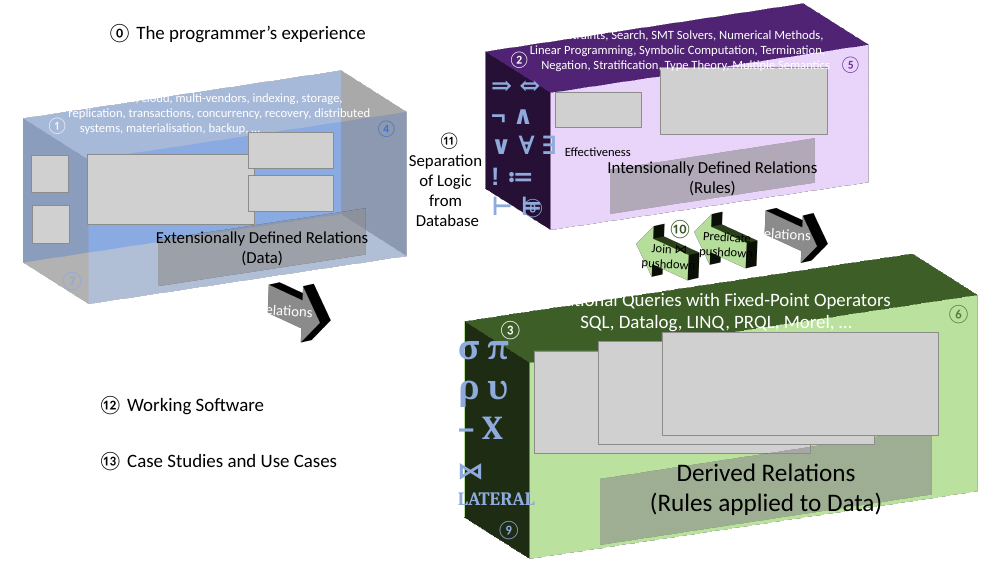
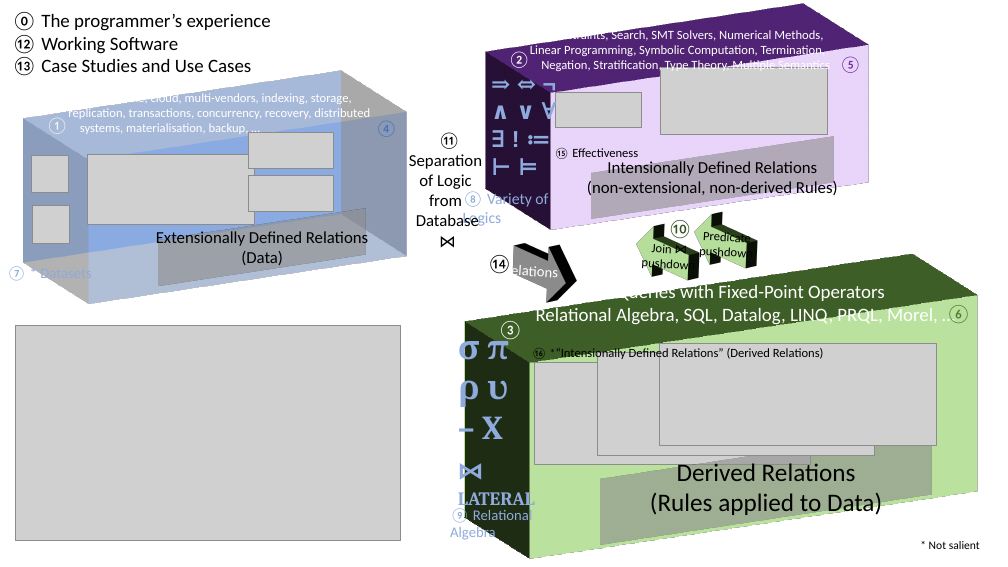
Before and after one commit to DavidPratten/jetisu, a slide deck: slide 6 of images/src/jetisu diagrams.pptx. Drawn at 1008x567 pixels with LibreOffice and Linux fonts; fonts in the diff are those of the drawing; grey boxes stand for pictures. Boxes give left, top, right and bottom in pixels: in the first picture for what was removed or moved away, otherwise in the second. Text is boxed around its words. In the diff, an @@ line names an element or a change of style, - is before the commit and + after.

Commit message:
Variety of diagrams.

```diff
--- a/images/src/jetisu diagrams.pptx
+++ b/images/src/jetisu diagrams.pptx
@@ text "⓪ The programmer’s experience" moved from (x1=107, y1=24, x2=366, y2=43) to (x1=12, y1=12, x2=271, y2=76) @@
@@ text at (x1=12, y1=35, x2=251, y2=76): paragraphs added @@
+⑫ Working Software
+⑬ Case Studies and Use Cases
@@ text "⇒ ⇔ ¬ ∧ ∨ ..." at (x1=484, y1=66, x2=568, y2=213): size 24 to 22 pt @@
@@ text at (x1=63, y1=91, x2=370, y2=135): text changed @@
-Hardware, scale, cloud, multi-vendors, indexing, storage,
-replication, transactions, concurrency, recovery, distributed
-systems, materialisation, backup, …
+* Hardware, scale, cloud, multi-vendors, indexing, storage,
+replication, transactions, concurrency, recovery, distributed
+systems, materialisation, backup, …
@@ text at (x1=554, y1=148, x2=638, y2=159): text changed @@
-Effectiveness
+⑮ Effectiveness
@@ text "Intensionally Defined Relations (non-extensional, non-derive ..." moved from (x1=599, y1=154, x2=827, y2=200) to (x1=587, y1=160, x2=838, y2=198) @@
@@ text at (x1=587, y1=160, x2=838, y2=198): text changed @@
-Intensionally Defined Relations
-(Rules)
+Intensionally Defined Relations
+(non-extensional, non-derived Rules)
@@ text at (x1=463, y1=190, x2=548, y2=226): text changed; size 18 to 15 pt @@
-⑧
+⑧ Variety of
+Logics
@@ right arrow removed at (x1=749, y1=209, x2=833, y2=259) @@
-relations
@@ text at (x1=416, y1=213, x2=479, y2=226): text changed @@
-Database
+Database
+⋈
@@ text at (x1=7, y1=266, x2=91, y2=282): text changed; size 18 to 14 pt @@
-⑦
+⑦ * Datasets
@@ text added at (x1=487, y1=255, x2=512, y2=274), 18 pt, text #000000 @@
+⑭
@@ right arrow "relations" moved from (x1=252, y1=281, x2=336, y2=340) to (x1=498, y1=242, x2=582, y2=301) @@
@@ text "Relational Queries with Fixed-Point Operators" moved from (x1=542, y1=290, x2=891, y2=334) to (x1=536, y1=282, x2=938, y2=326) @@
@@ picture added at (x1=15, y1=326, x2=400, y2=541) @@
@@ text at (x1=536, y1=305, x2=938, y2=326): text changed @@
-SQL, Datalog, LINQ, PRQL, Morel, …
+Relational Algebra, SQL, Datalog, LINQ, PRQL, Morel, …
@@ text added at (x1=532, y1=346, x2=824, y2=360), 12 pt, text #000000 @@
+⑯ *“Intensionally Defined Relations” (Derived Relations)
@@ 3 pictures moved together from (x1=534, y1=333, x2=939, y2=454) to (x1=534, y1=343, x2=937, y2=465) @@
@@ text removed at (x1=98, y1=396, x2=337, y2=471) @@
-⑫ Working Software
-⑬ Case Studies and Use Cases
@@ text "Derived Relations (Rules applied to ..." rewrapped from (x1=582, y1=452, x2=951, y2=521) to (x1=650, y1=460, x2=882, y2=517) @@
@@ text at (x1=450, y1=507, x2=532, y2=540): text changed; size 18 to 14 pt @@
-⑨
+⑨ Relational Algebra
@@ text added at (x1=929, y1=541, x2=980, y2=549), 11 pt, text #000000 @@
+* Not salient
```
Also in this commit, not shown: 1 other slide changed, 1 slide added.
